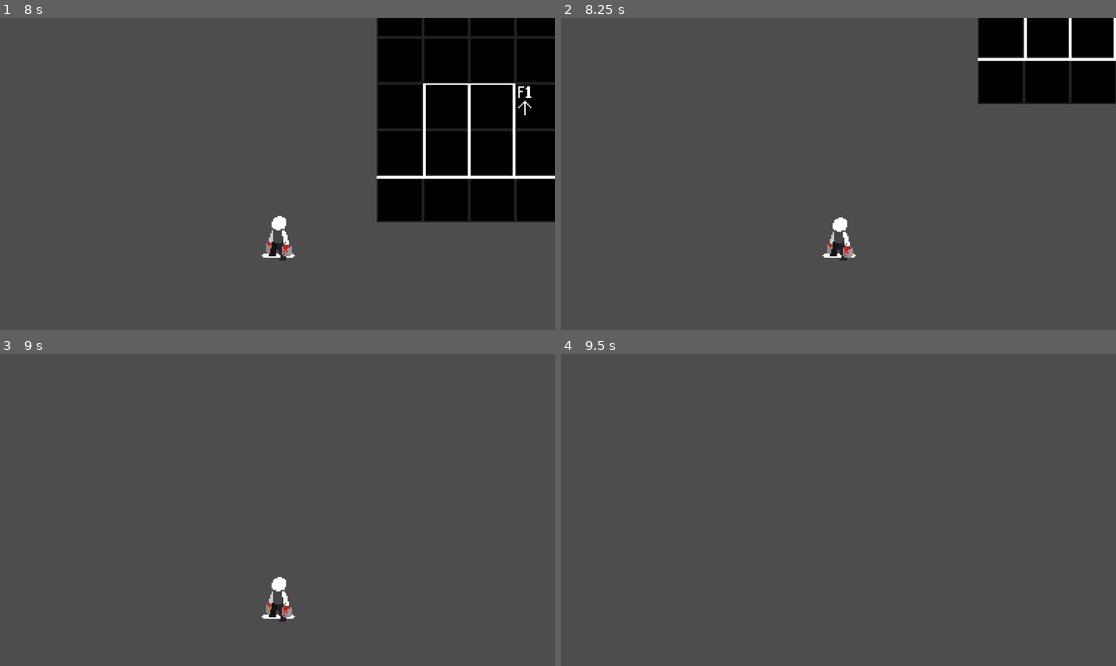
Above: before the commit, frames 1-4 (two rows, left to right).
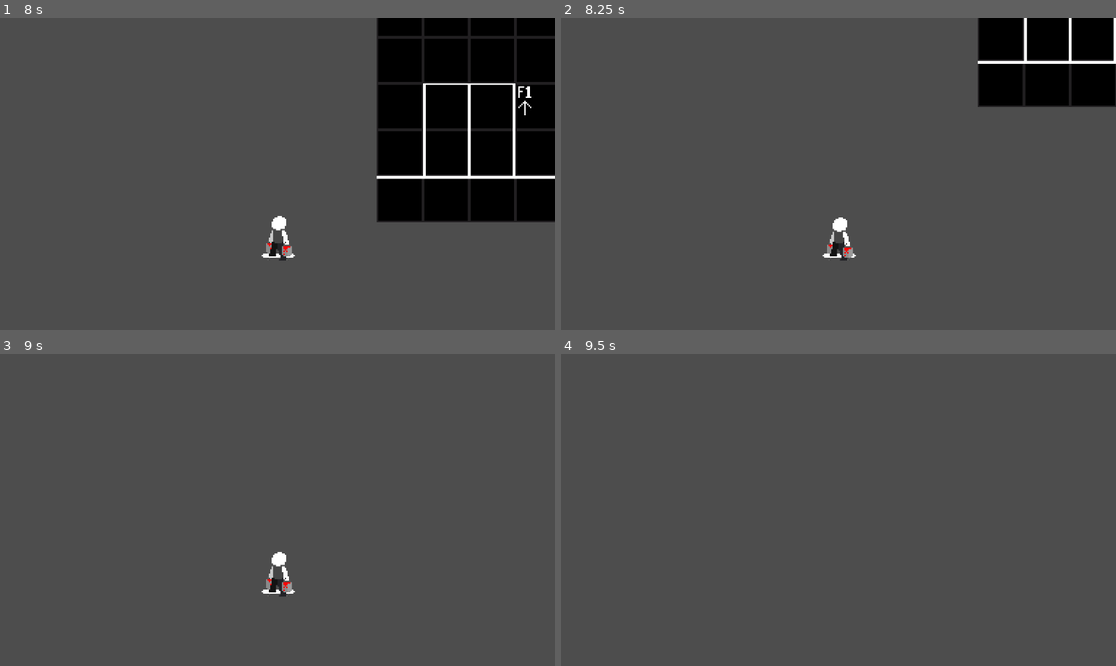
Above: after the commit, the same moments.

Repository: Eyesactsoi/congenial-parakeet
Game: Godot game, scene res://main.tscn
The game is run twice, just before and just after one commit, with the same random seed, the same clock (stepped at 60 frames per second) and the same inputs.
Inputs:
- Up to frame 1 (8 s): hold Right (move_right) 0.53-2.03 s; tap Z (push) at 0.6, 1.55, 2.1, 2.85, 4.35, 5.1, 6.05, 6.6, 7.35 s; tap Space (jump) at 0.77, 0.8, 1.07, 1.35, 1.52, 1.82, 2.3, 3.02, 3.32, 3.6, 3.77, 4.07, 4.52, 4.82, 5.3, 5.85, 6.02, 6.32, 6.77, 6.8, 7.07, 7.52, 7.82 s; hold Left (move_left) 2.03-2.78 s; hold Right (move_right) 2.78-4.28 s; hold Left (move_left) 4.28-5.03 s; hold Right (move_right) 5.03-5.78 s; hold Left (move_left) 5.78-7.28 s; hold Right (move_right) from 7.28 s (still down)
- Up to frame 2 (8.25 s): keep holding Right (move_right); tap Space (jump) at 8.1 s
- Up to frame 3 (9 s): keep holding Right (move_right); tap Z (push) at 8.85 s
- Up to frame 4 (9.5 s): keep holding Right (move_right); tap Space (jump) at 9.02, 9.32 s

Frame 1 is identical in both runs. In frame 2, 0.9% of the frame differs, in the area x 75-100%, y 12-29%; in frame 3, 0.7%; in frame 4, nothing differs.

Commit message:
created a bug

Diff:
--- a/balatro2butwithaskateboardandnocards/Player.gd
+++ b/balatro2butwithaskateboardandnocards/Player.gd
@@ -8,6 +8,7 @@
 @onready var sprite := $Sprite2D as Sprite2D
 @onready var pushcooldown := $Timer as Timer
 @onready var jumptimer := $Timer2 as Timer
+@onready var falltimer := $Timer3 as Timer
 @export var action_suffix := ""
 
 # Intializing our variables
@@ -16,8 +17,13 @@
 const jumpVelocity = -150.00
 # Intializing the maximum speed that a player can fall at
 const terminalVelocity = 700
+const regularVelocity = 350
 var counter = 0
+var looking = Vector2.RIGHT
 #var jumpSwitch = false
+
+func _ready():
+	print("hi")
 
 func _physics_process(delta: float) -> void:
 	#Jump
@@ -27,37 +33,38 @@
 	if not is_on_floor():
 		jumpTimerStarter()
 		#jumpSwitch = true
+	fallTimer()
 	# Fall
-	velocity.y = minf(terminalVelocity, (velocity.y + gravity * delta) - 7)
+	if falltimer.time_left < 2.0:
+		velocity.y = minf(terminalVelocity, (velocity.y + gravity * delta) - 3)
+	else:
+		velocity.y = minf(regularVelocity, (velocity.y + gravity * delta) - 7)
 	move()
-	print(velocity.x)
-#	print(get_floor_angle())
+	print(get_floor_angle())
 #	print(jumptimer.time_left)
-	print(get_floor_angle())
-	print(counter)
+	#print(get_floor_angle())
+	#print(counter)
 	counter = fakeMomentum(counter)
 	move_and_slide()
 
-func _ready():
-	print("hi")
-
-func fakeMomentum(counter):
-	counter = counter
+func fakeMomentum(counters):
+	counter = counters
 	var angle = get_floor_angle()
 	if velocity.x == 0 and counter > 15:
 		counter = 0
 		return counter
-	if angle > 0.0 and angle < 1 or angle < 0.0 and angle > -1.0:
+	#Fix the velocity of x on the slopes below, something is not right
+	if angle > 0 and angle < 1 or angle < 0.0 and angle > -1.0:
 		if counter > 15:
 			if angle < 0.1 and angle > 0 or angle < -0.1 and angle > -0.2:
-				if angle > 0:
+				if velocity.x > 0:
 					velocity.x = round(velocity.x - 5)
-				elif angle < 0:
+				elif velocity.x < 0:
 					velocity.x = round(velocity.x + 5)
 			elif angle < 0.5 and angle > 0.1 or angle < -0.1 and angle > -0.5:
-				if angle > 0:
-					velocity.x = round(velocity.x + 15)
-				elif angle < 0:
+				if velocity.x > 0:
+					velocity.x = round(velocity.x - 15)
+				elif velocity.x < 0:
 					velocity.x = round(velocity.x + 15)
 			counter = 0
 			return counter
@@ -83,7 +90,7 @@
 	return counter
 
 func move():
-	if pushTimer():
+	if pushTimer() and is_on_floor():
 		if Input.is_action_just_pressed("push") and Input.is_action_pressed("move_left") or Input.is_action_just_pressed("push") and Input.is_action_pressed("move_right") and velocity.x == 0 and is_on_floor():
 			var direction := Input.get_axis("move_left" + action_suffix, "move_right" + action_suffix) * speed
 			velocity.x = move_toward(velocity.x, direction, 70)
@@ -108,3 +115,9 @@
 
 func jumpTimerStarter():
 	jumptimer.start()
+
+func fallTimer():
+	if is_on_floor():
+		falltimer.start()
+	else:
+		return KEY_NONE
--- a/balatro2butwithaskateboardandnocards/Player.tscn
+++ b/balatro2butwithaskateboardandnocards/Player.tscn
@@ -955,6 +955,11 @@
 [node name="Timer2" type="Timer" parent="."]
 one_shot = true
 
+[node name="Timer3" type="Timer" parent="."]
+wait_time = 3.5
+autostart = true
+ignore_time_scale = true
+
 [node name="AnimationPlayer" type="AnimationPlayer" parent="."]
 libraries = {
 &"": SubResource("AnimationLibrary_ffn1m")
--- a/balatro2butwithaskateboardandnocards/level.tscn
+++ b/balatro2butwithaskateboardandnocards/level.tscn
@@ -38,3 +38,12 @@
 
 [node name="CollisionPolygon2D7" type="CollisionPolygon2D" parent="StaticBody2D"]
 polygon = PackedVector2Array(64, -96, 32, -32, 96, -32)
+
+[node name="CollisionPolygon2D8" type="CollisionPolygon2D" parent="StaticBody2D"]
+polygon = PackedVector2Array(-256, -128, -128, -128, -128, -112, -256, -112)
+
+[node name="Area2D" type="Area2D" parent="."]
+
+[node name="CollisionPolygon2D" type="CollisionPolygon2D" parent="Area2D"]
+polygon = PackedVector2Array(-224, -32, -160, -32, -160, 32, -224, 32)
+disabled = true
